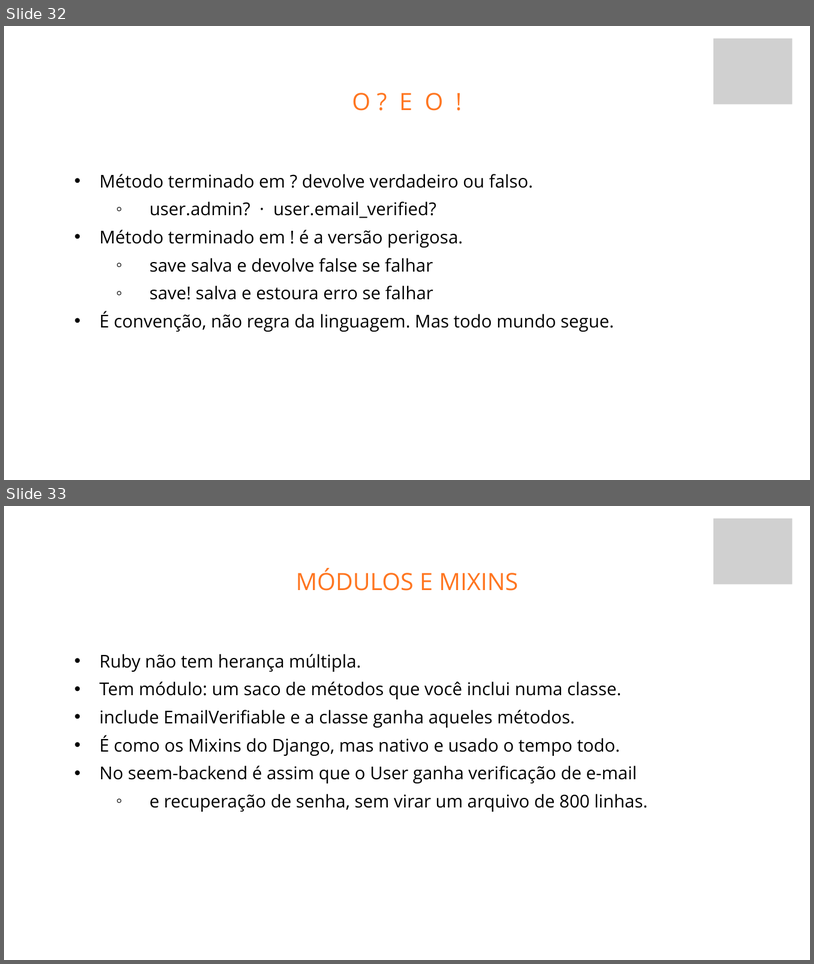
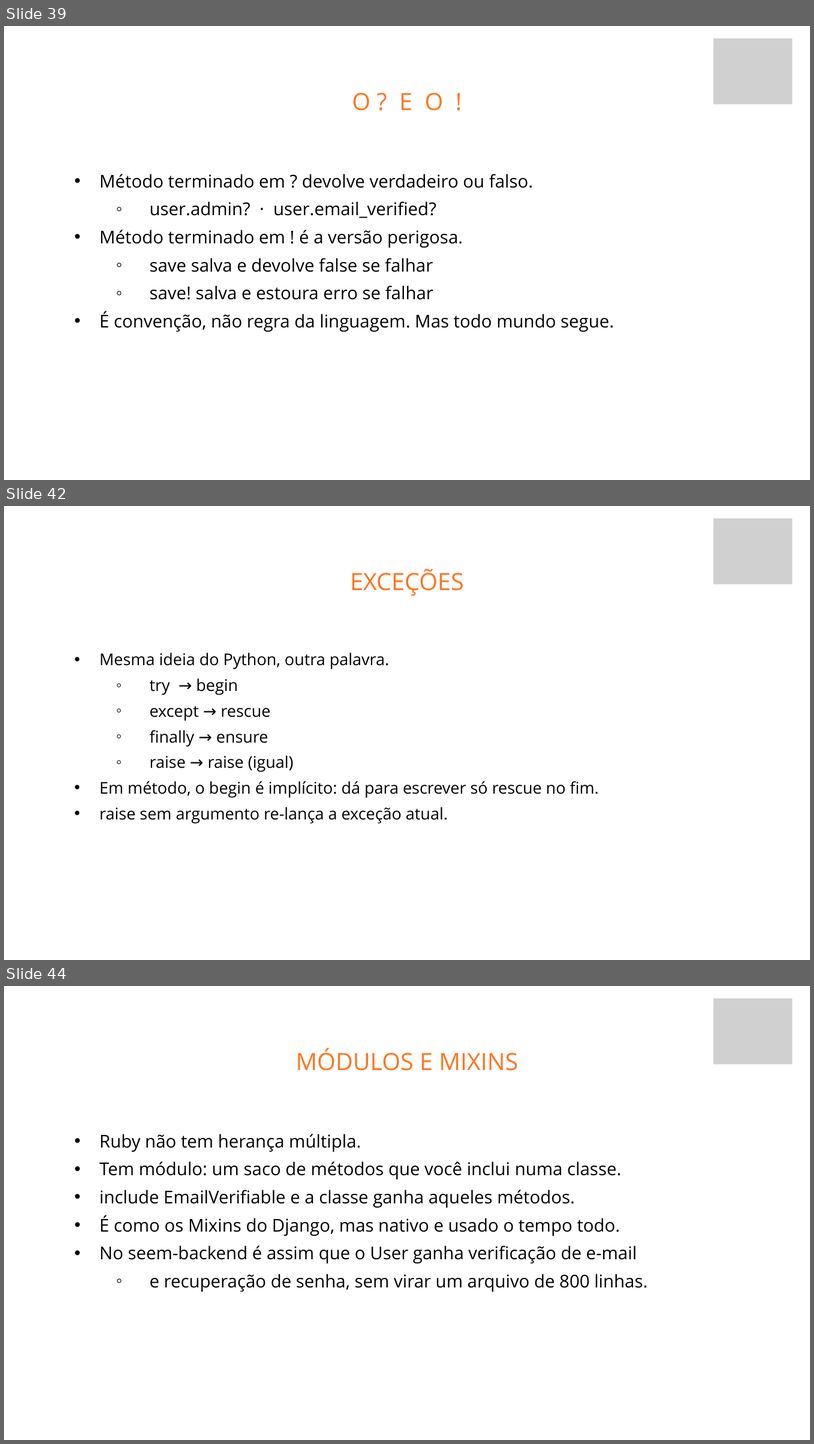
Before and after one commit to fabriciosiqueira08/capacitacao-gabarito, a slide deck: slides/build/aula-01-fundamentos-de-back-end.pptx. Shown one above the other, each under a label of ours: slides 32 and 33 before the commit, slides 39, 42 and 44 after it; the slides between them are not shown. The pictures are 814x964 and 814x1444 pixels, drawn with LibreOffice and Linux fonts; fonts in the diff are those of the drawing; grey boxes stand for pictures; background and template pictures are left out. Boxes give left, top, right and bottom in pixels: in the first picture for what was removed or moved away, otherwise in the second. Text is boxed around its words. In the diff, an @@ line names an element or a change of style, - is before the commit and + after.

```diff
--- a/slides/build/aula-01-fundamentos-de-back-end.pptx
+++ b/slides/build/aula-01-fundamentos-de-back-end.pptx
@@ slide 42 added at [4, 506, 810, 960], background picture (left out) @@
@@ picture added at [714, 519, 792, 584] @@
@@ text added at [350, 568, 464, 596], 42.4 pt, text #FF751F @@
+EXCEÇÕES
@@ text added at [99, 652, 599, 823], 28.9 pt, text #000000 @@
+  • Mesma ideia do Python, outra palavra.
+    ◦ try → begin
+    ◦ except → rescue
+    ◦ finally → ensure
+    ◦ raise → raise (igual)
+  • Em método, o begin é implícito: dá para escrever só rescue no fim.
+  • raise sem argumento re-lança a exceção atual.
@@ what was slide 32 is now slide 39 @@
@@ what was slide 33 is now slide 44 @@
```
Also in this commit, not shown: 12 other slides added, 14 other files.
